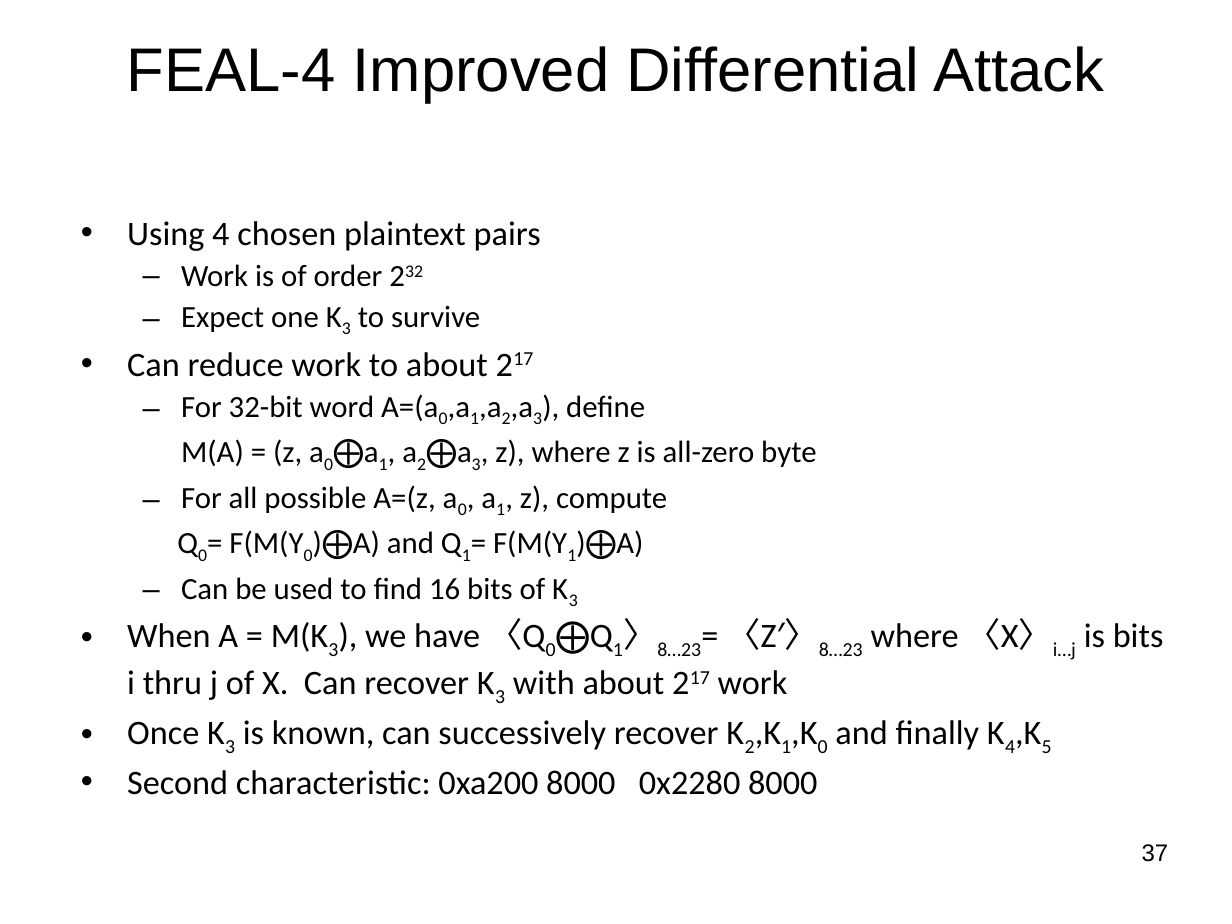
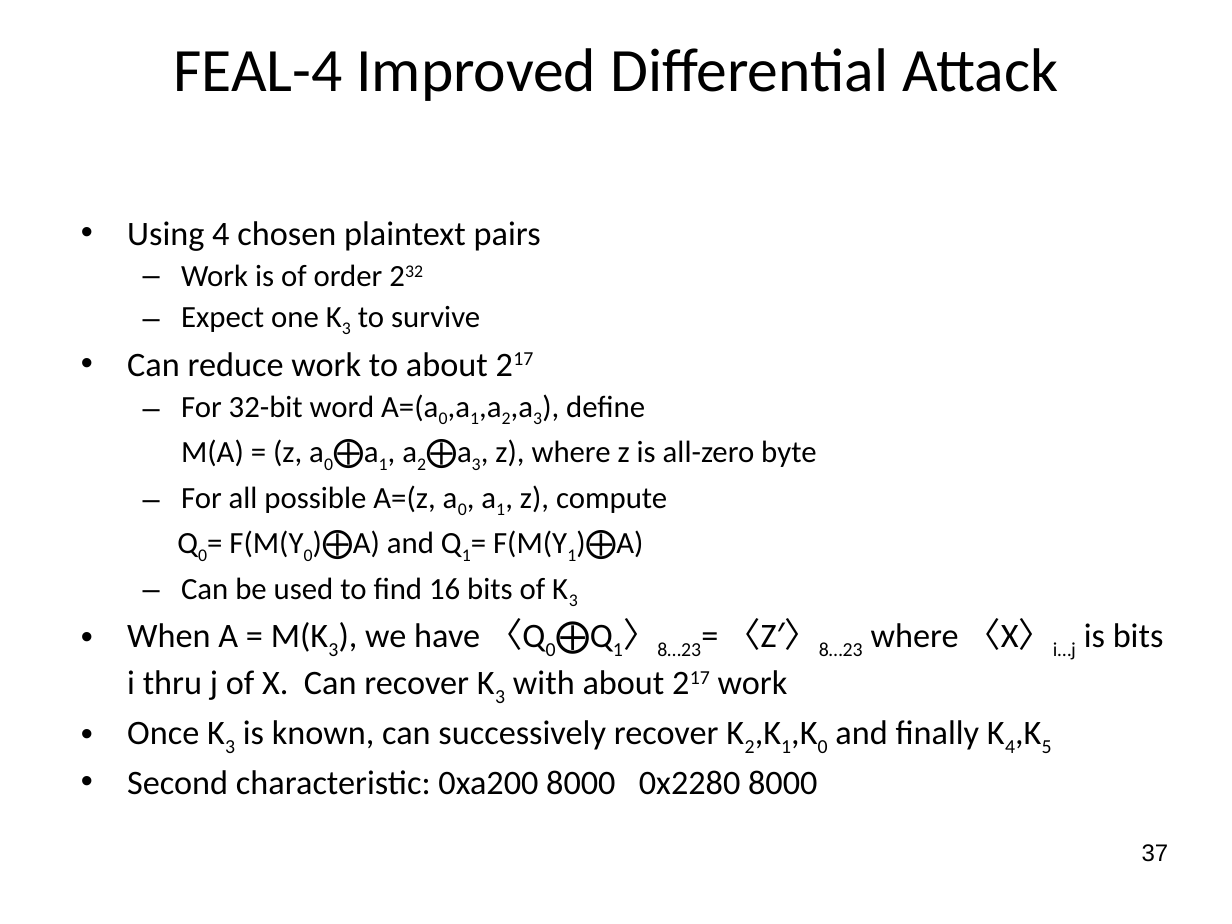
Before and after one commit to jlmucb/class_notes, a slide deck: slide 37 of BerkeleyClass/CS290Spring2013/Lectures/Cryptoclass4.pptx. Drawn at 1232x924 pixels with LibreOffice and Linux fonts; fonts in the diff are those of the drawing. Boxes give left, top, right and bottom in pixels: in the first picture for what was removed or moved away, otherwise in the second. Text is boxed around its words. In the diff, an @@ line names an element or a change of style, - is before the commit and + after.

```diff
--- a/BerkeleyClass/CS290Spring2013/Lectures/Cryptoclass4.pptx
+++ b/BerkeleyClass/CS290Spring2013/Lectures/Cryptoclass4.pptx
@@ title "FEAL-4 Improved Differential Attack" at [173, 48, 1058, 101]: font Arial to Calibri @@
```
Also in this commit, not shown: 13 other slides changed, 1 slide added.
